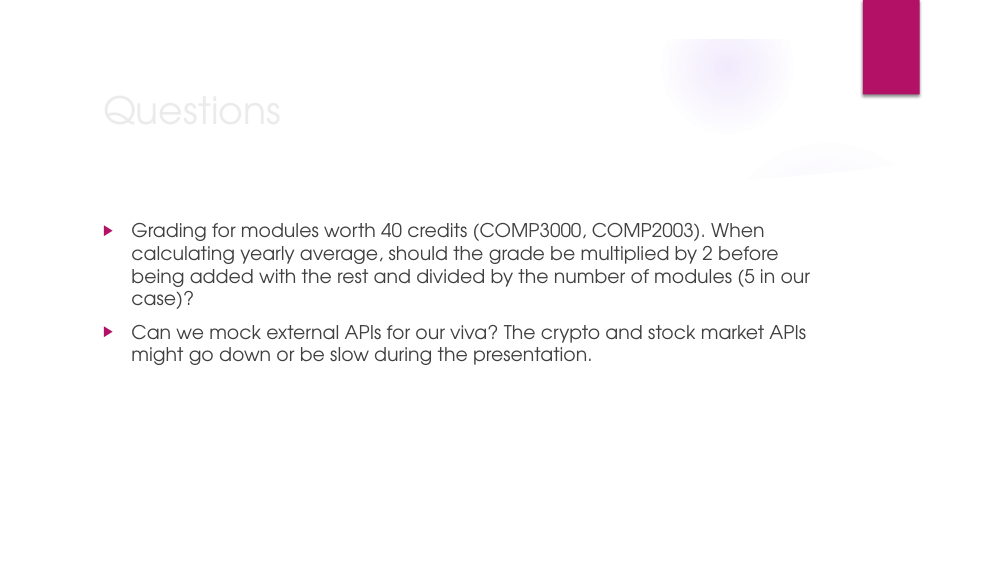
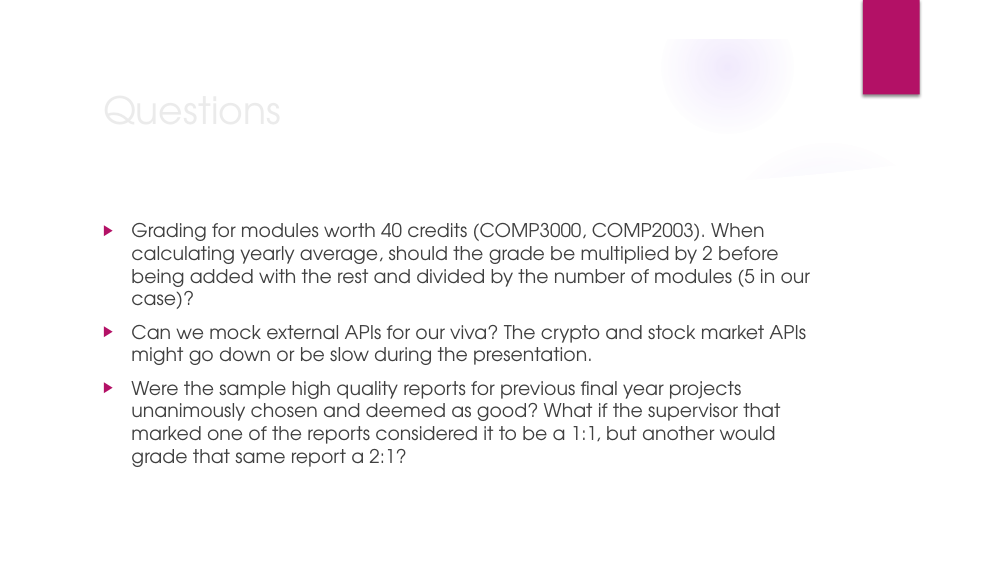
Before and after one commit to Xtrendence/CryptoShare, a slide deck: slide 2 of docs/Meetings/4/4.pptx. Drawn at 1008x567 pixels with LibreOffice and Linux fonts; fonts in the diff are those of the drawing; background and template pictures are left out. Boxes give left, top, right and bottom in pixels: in the first picture for what was removed or moved away, otherwise in the second. Text is boxed around its words. In the diff, an @@ line names an element or a change of style, - is before the commit and + after.

Commit message:
Modified mid-February standup meeting presentation.

```diff
--- a/docs/Meetings/4/4.pptx
+++ b/docs/Meetings/4/4.pptx
@@ text at (x1=131, y1=381, x2=780, y2=467): paragraph added @@
+▶ Were the sample high quality reports for previous final year projects unanimously chosen and deemed as good? What if the supervisor that marked one of the reports considered it to be a 1:1, but another would grade that same report a 2:1?
```
